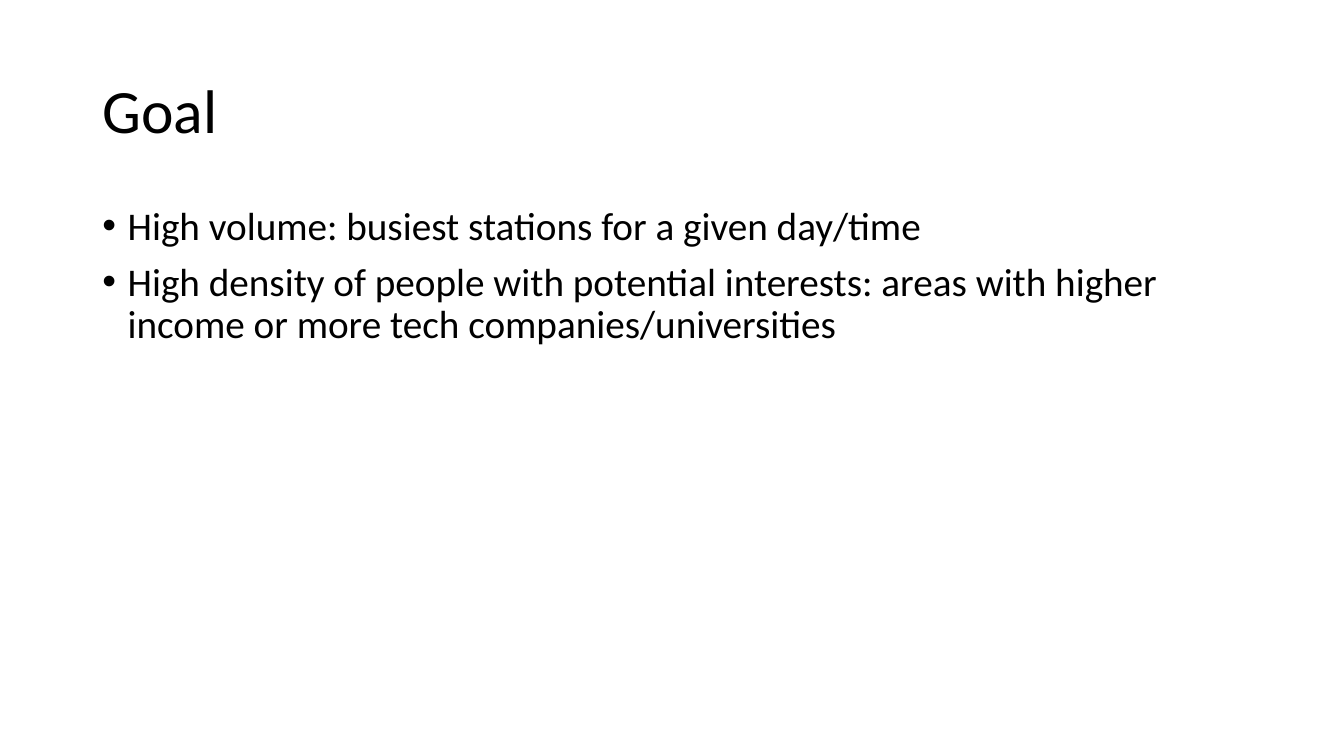
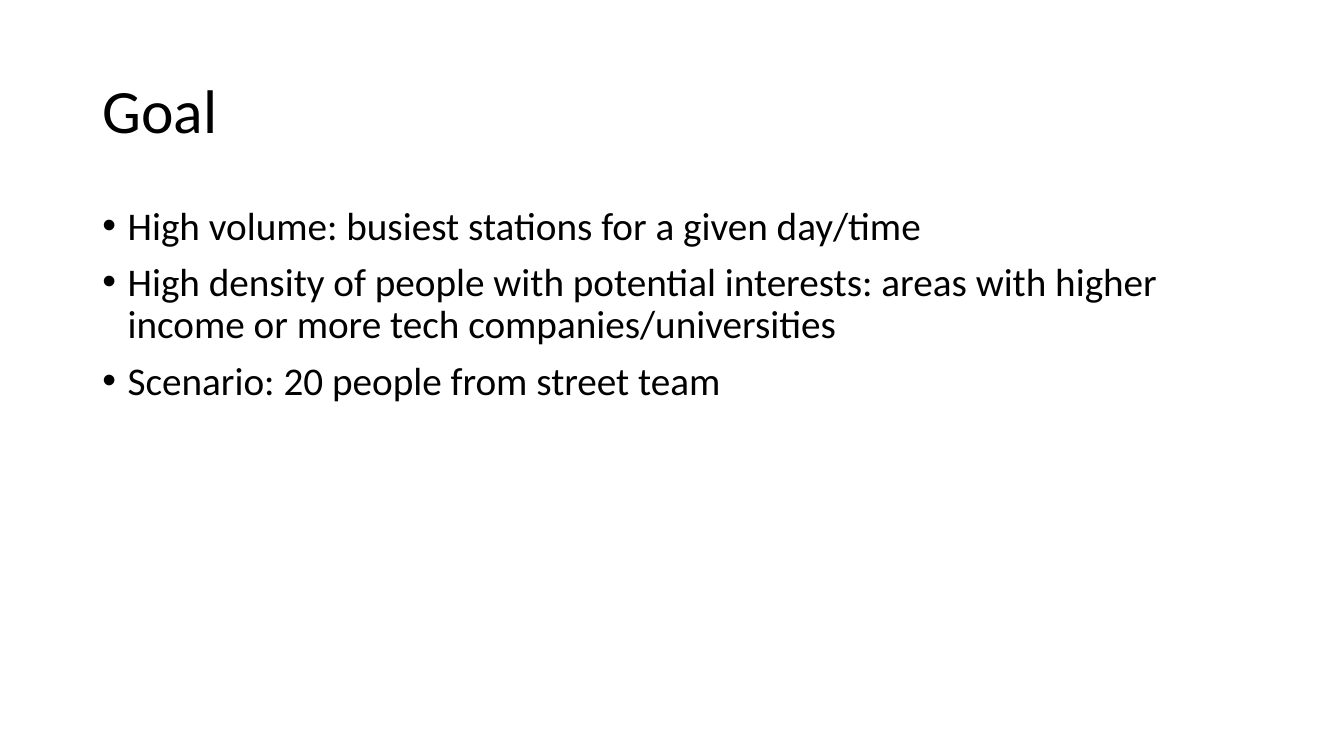
Before and after one commit to abarela13/onl_ds5_project_1, a slide deck: slide 2 of project_1.pptx. Drawn at 1344x756 pixels with LibreOffice and Linux fonts; fonts in the diff are those of the drawing. Boxes give left, top, right and bottom in pixels: in the first picture for what was removed or moved away, otherwise in the second. Text is boxed around its words. In the diff, an @@ line names an element or a change of style, - is before the commit and + after.

```diff
--- a/project_1.pptx
+++ b/project_1.pptx
@@ text at (128,367,720,402): paragraph added @@
+• Scenario: 20 people from street team
```
Also in this commit, not shown: 2 other slides changed, 1 slide added.
